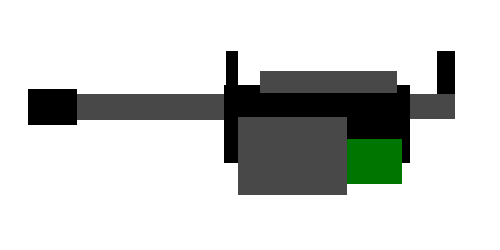
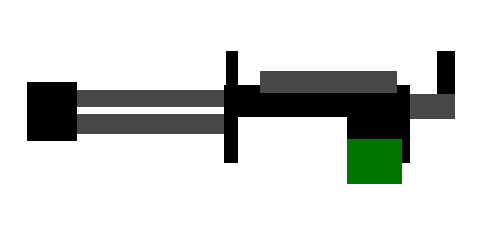
Layers edited between the first and the second 500px x 250px image:
painted on "背景" over (27, 82, 347, 195)
